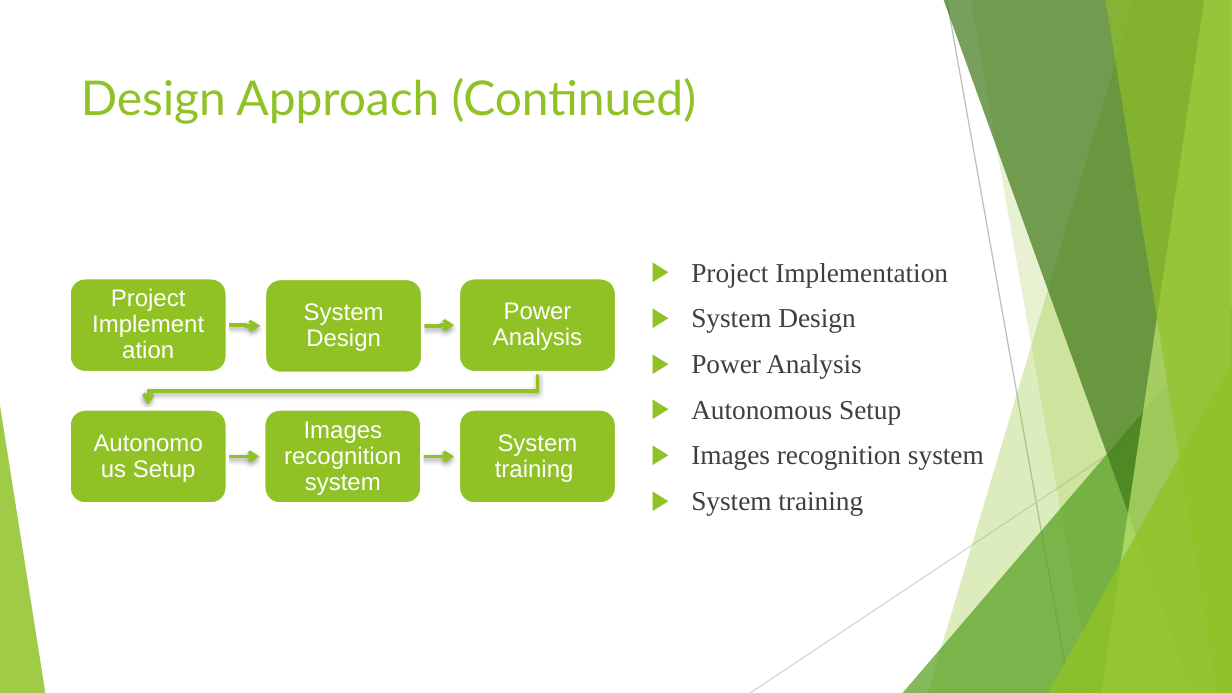
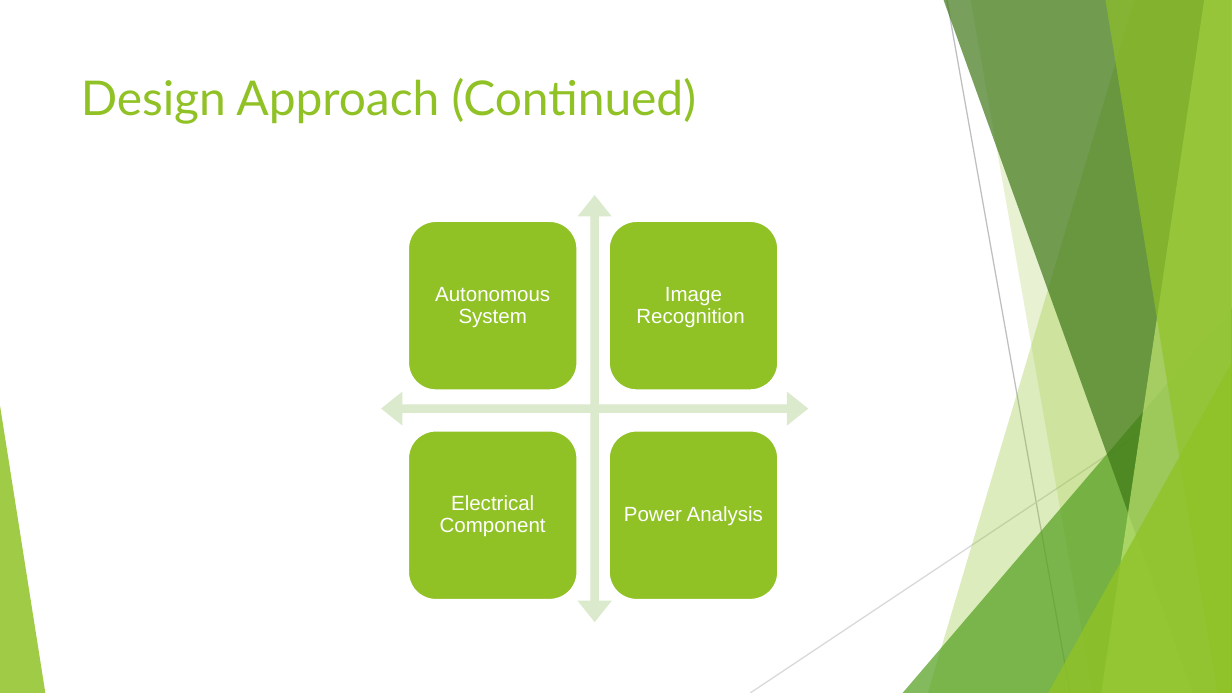
Before and after one commit to mmehmood/senior-design, a slide deck: slide 8 of Final Presentation task 1-6 and 1-5.pptx (slide 9 before the commit). Drawn at 1232x693 pixels with LibreOffice and Linux fonts; fonts in the diff are those of the drawing. Boxes give left, top, right and bottom in pixels: in the first picture for what was removed or moved away, otherwise in the second. Text is boxed around its words. In the diff, an @@ line names an element or a change of style, - is before the commit and + after.

```diff
--- a/Final Presentation task 1-6 and 1-5.pptx
+++ b/Final Presentation task 1-6 and 1-5.pptx
@@ quad arrow added at (381, 195, 808, 622), fill #DBE9CD @@
@@ rounded rectangle added at (408, 221, 579, 392), fill #90C226, outline #FFFFFF 2 pt @@
@@ rounded rectangle added at (609, 221, 780, 392), fill #90C226, outline #FFFFFF 2 pt @@
@@ text removed at (691, 263, 984, 515) @@
-▶ Project Implementation
-▶ System Design
-▶ Power Analysis
-▶ Autonomous Setup
-▶ Images recognition system
-▶ System training
@@ text at (435, 287, 550, 328): text changed; size 14 to 12 pt @@
-System Design
+Autonomous System
@@ text added at (636, 287, 744, 328), 12 pt, text #FFFFFF @@
+Image Recognition
@@ rounded rectangle added at (408, 430, 579, 601), fill #90C226, outline #FFFFFF 2 pt @@
@@ group removed at (69, 277, 616, 504): 6 rounded rectangles, 5 freeform shapes, 4 texts @@
-Project Implementation
-Autonomous Setup
-Images recognition system
-System training
@@ rounded rectangle added at (609, 430, 780, 601), fill #90C226, outline #FFFFFF 2 pt @@
@@ text "Power Analysis": place and size @@
-text "Power Analysis" at (493, 302, 582, 350)
+text "Power Analysis" at (624, 506, 763, 526)
@@ text "Power Analysis" at (624, 506, 763, 526): size 14 to 12 pt @@
@@ text added at (440, 495, 546, 537), 12 pt, text #FFFFFF @@
+Electrical Component
```
Also in this commit, not shown: 18 other slides changed, 14 slides added, 15 slides removed.
